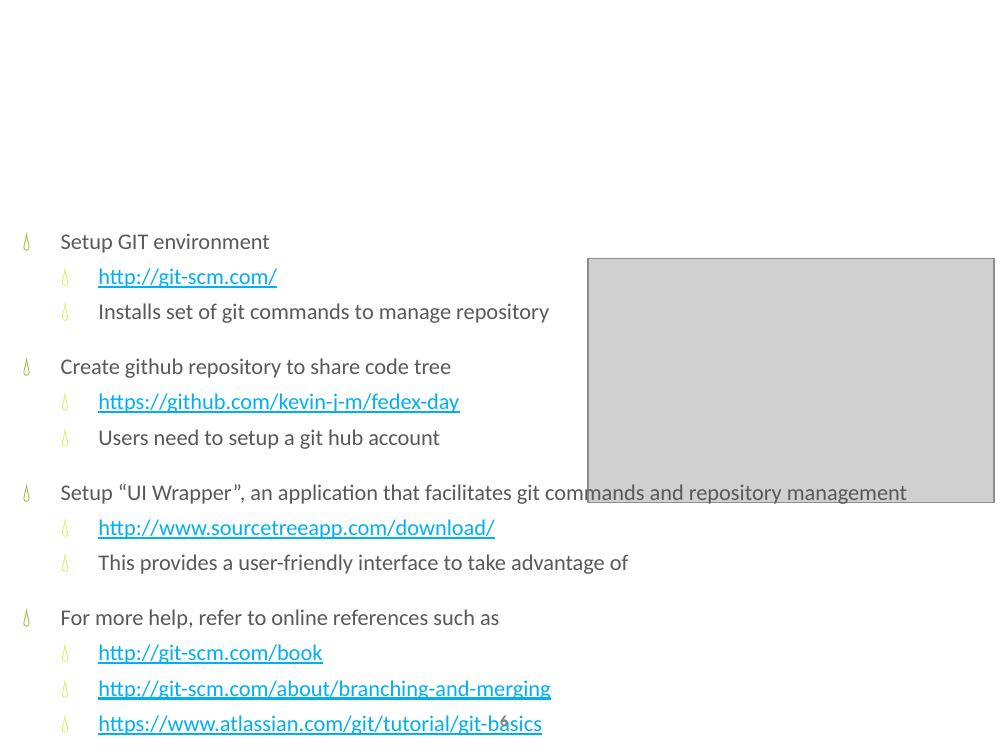
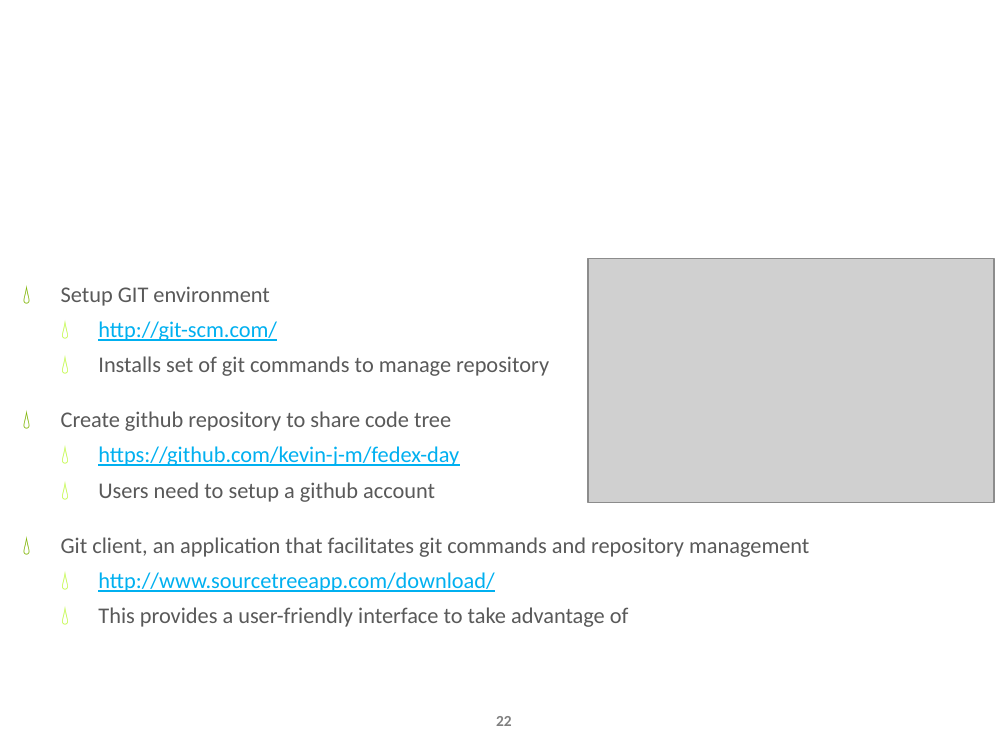
Before and after one commit to kevin-j-m/fedex-day, a slide deck: slide 22 of Fed Ex Days - Source Code Control presentation.pptx (slide 6 before the commit). Drawn at 1008x756 pixels with LibreOffice and Linux fonts; fonts in the diff are those of the drawing; grey boxes stand for pictures; background and template pictures are left out. Boxes give left, top, right and bottom in pixels: in the first picture for what was removed or moved away, otherwise in the second. Text is boxed around its words. In the diff, an @@ line names an element or a change of style, - is before the commit and + after.

```diff
--- a/Fed Ex Days - Source Code Control presentation.pptx
+++ b/Fed Ex Days - Source Code Control presentation.pptx
@@ text "Setup GIT environment": place and size @@
-text "Setup GIT environment" at bbox=[61, 233, 907, 735]
+text "Setup GIT environment" at bbox=[61, 286, 809, 627]
@@ text at bbox=[61, 482, 809, 557]: text changed @@
-  💧 Users need to setup a git hub account
-💧 Setup “UI Wrapper”, an application that facilitates git commands and repository management
+  💧 Users need to setup a github account
+💧 Git client, an application that facilitates git commands and repository management
@@ text at bbox=[61, 609, 550, 735]: paragraphs removed @@
-💧 For more help, refer to online references such as
-  💧 http://git-scm.com/book
-  💧 http://git-scm.com/about/branching-and-merging
-  💧 https://www.atlassian.com/git/tutorial/git-basics
@@ title at bbox=[247, 611, 266, 625]: text changed @@
-Free tools are available to setup distributed source code control environment
+Toolset
@@ page number at bbox=[496, 716, 512, 726]: text changed @@
-6
+22
```
Also in this commit, not shown: 5 other slides changed, 16 slides added, 1 slide removed.
